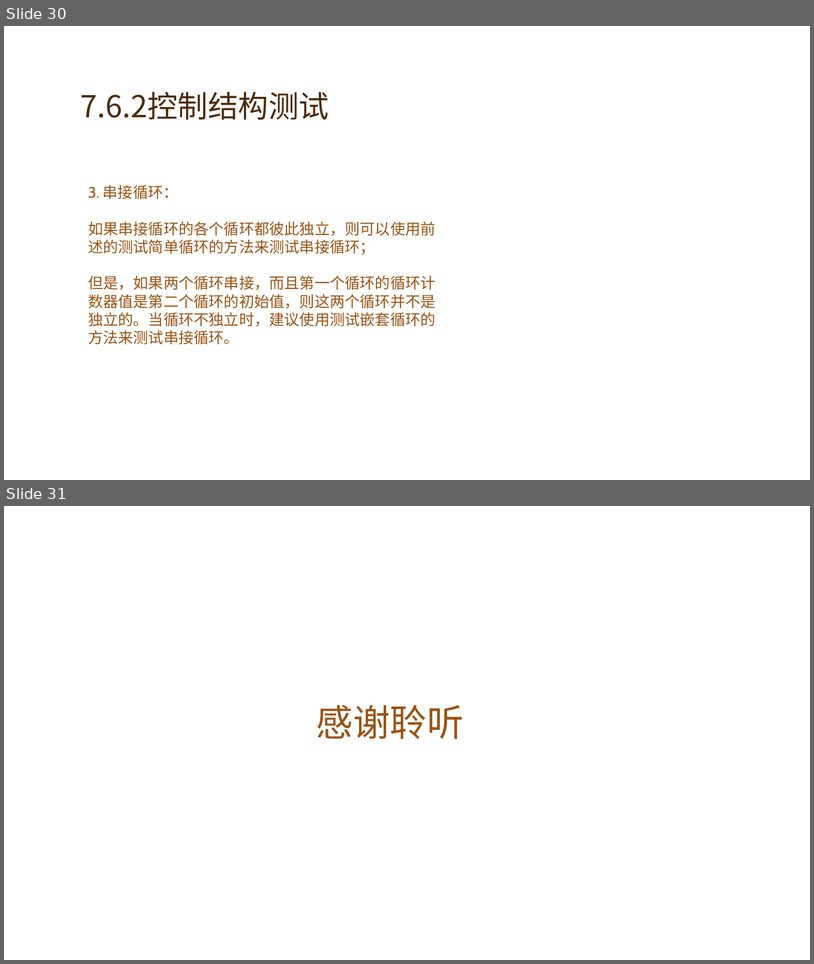
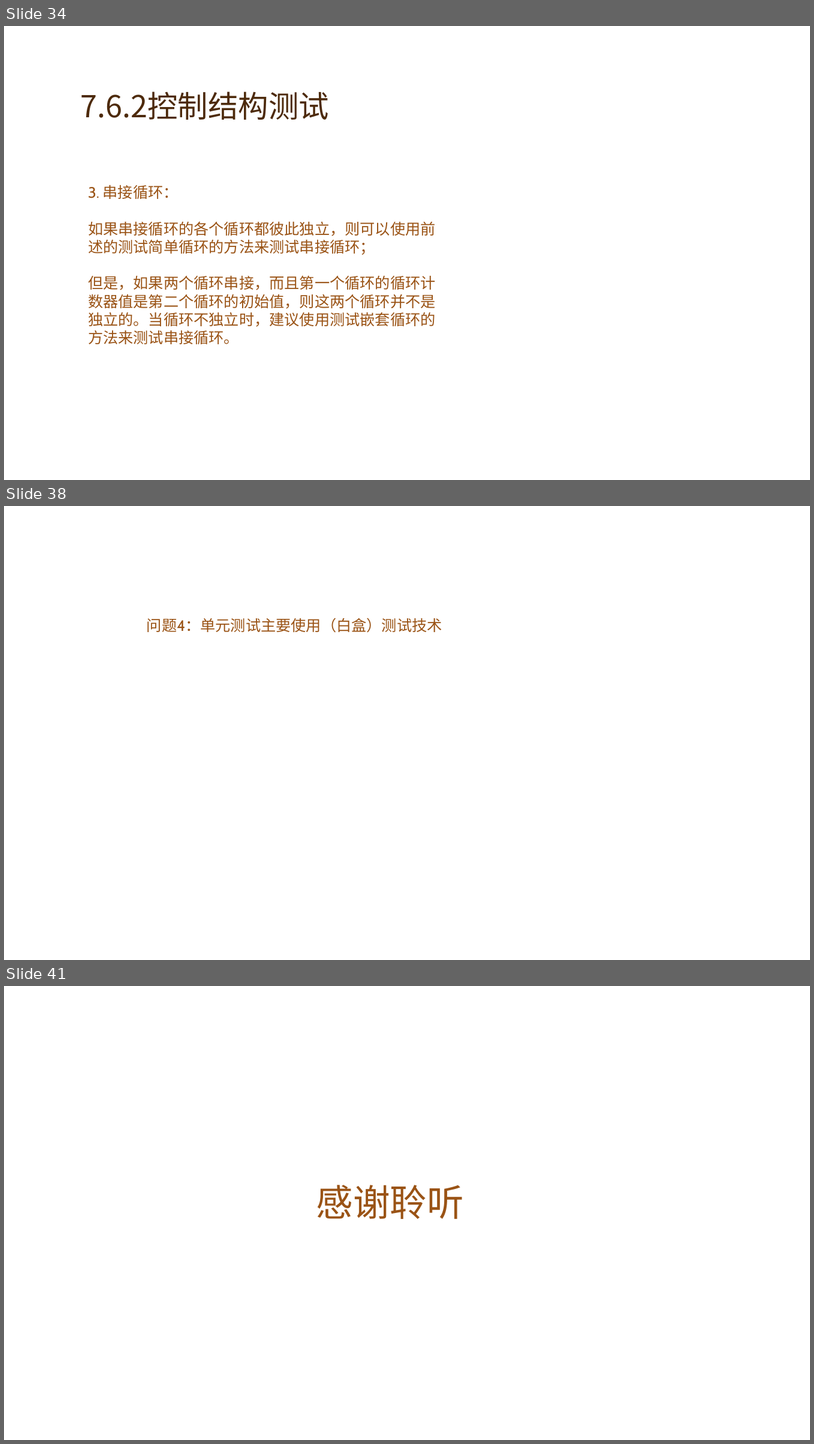
Before and after one commit to G17workfordadoudou/dadoudou, a slide deck: G17小组翻转课堂(1)(1).pptx. Shown one above the other, each under a label of ours: slides 30 and 31 before the commit, slides 34, 38 and 41 after it; the slides between them are not shown. The pictures are 814x964 and 814x1444 pixels, drawn with LibreOffice and Linux fonts; fonts in the diff are those of the drawing; background and template pictures are left out. Boxes give left, top, right and bottom in pixels: in the first picture for what was removed or moved away, otherwise in the second. Text is boxed around its words. In the diff, an @@ line names an element or a change of style, - is before the commit and + after.

```diff
--- a/G17小组翻转课堂(1)(1).pptx
+++ b/G17小组翻转课堂(1)(1).pptx
@@ slide 38 added at (4, 506, 810, 960), background picture (left out) @@
@@ text added at (147, 618, 443, 633), 18 pt, text #9A5315 @@
+问题4：单元测试主要使用（白盒）测试技术
@@ what was slide 30 is now slide 34 @@
@@ what was slide 31 is now slide 41 @@
```
Also in this commit, not shown: 1 slide changed, 9 other slides added.
